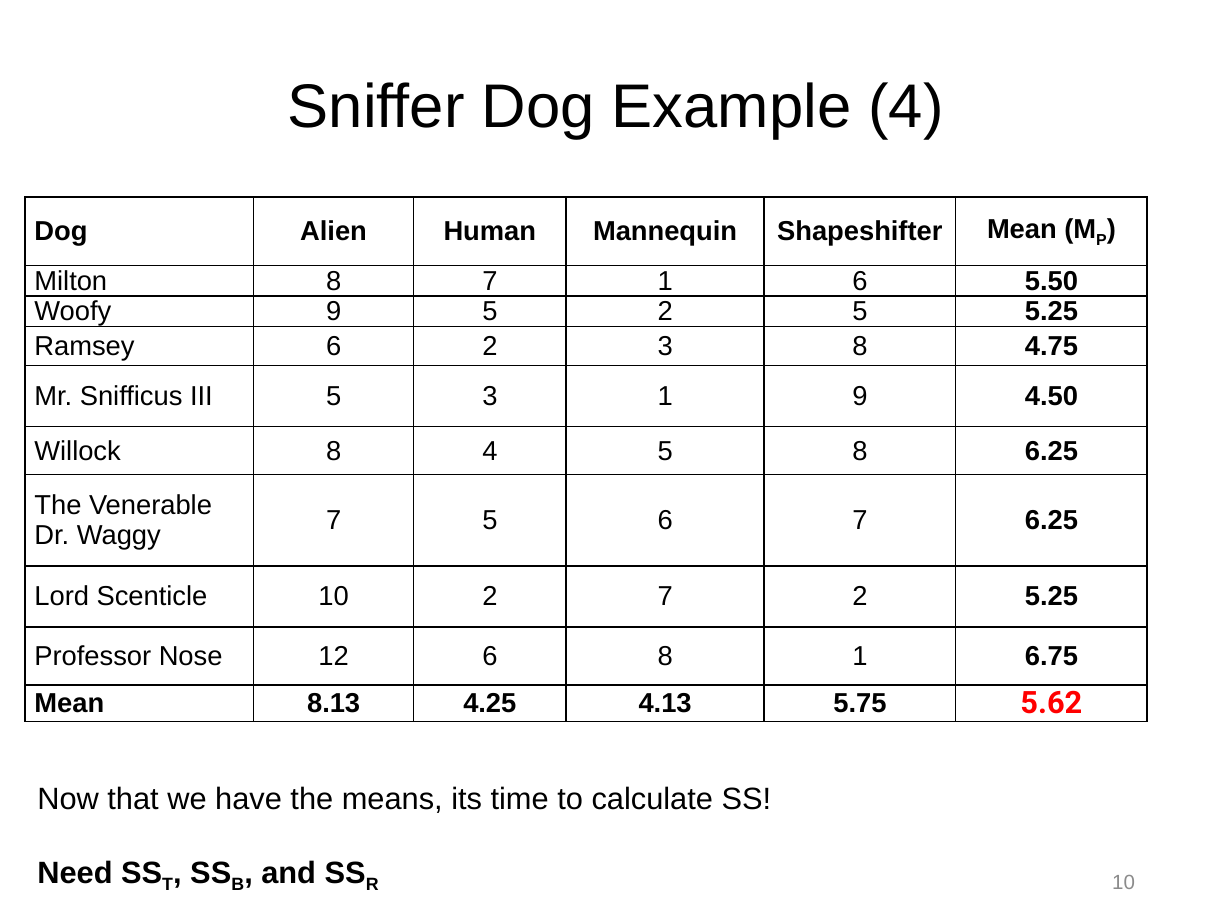
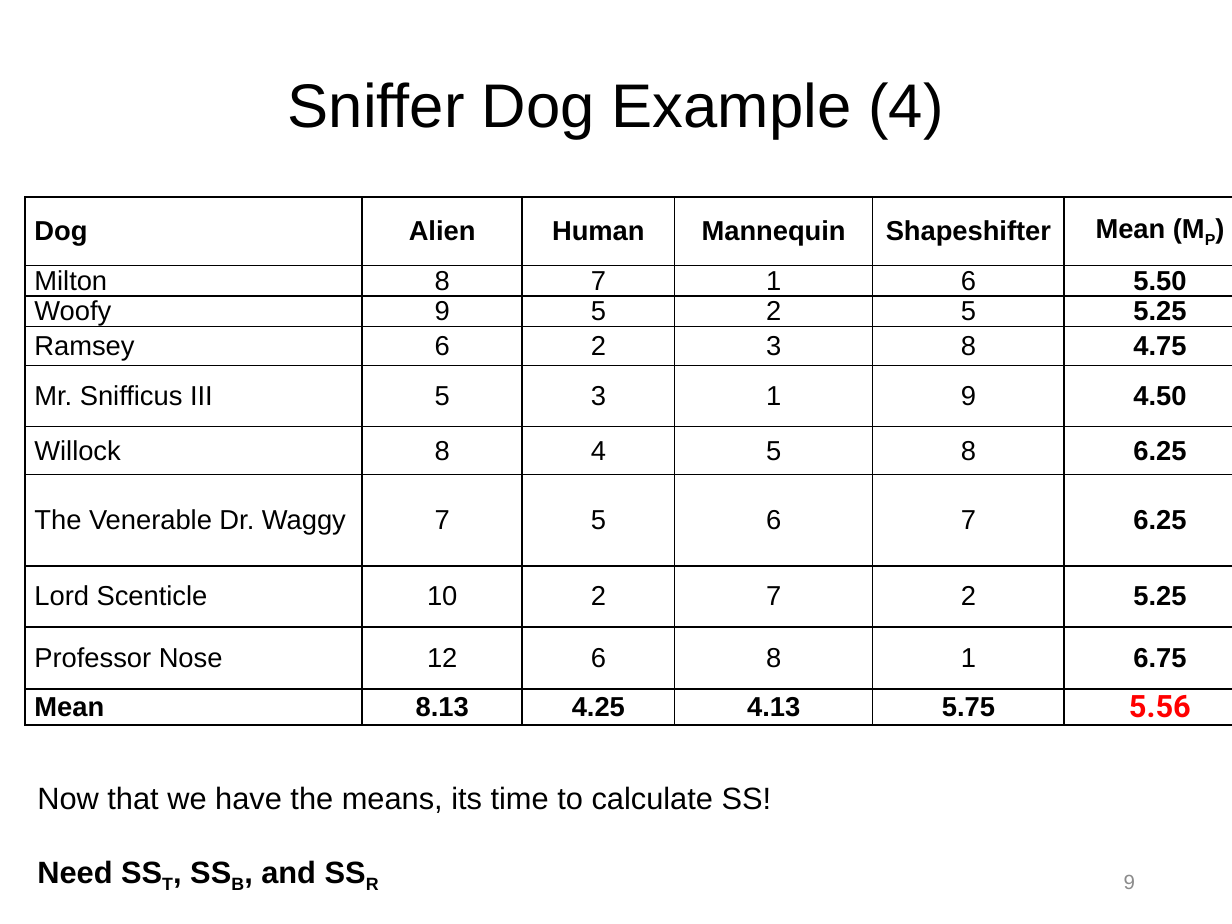
Before and after one commit to npm27/Teaching-Materials, a slide deck: slide 9 of Stats/Slides/6 Chapter 15 Slides.pptx (slide 10 before the commit). Drawn at 1232x924 pixels with LibreOffice and Linux fonts; fonts in the diff are those of the drawing. Boxes give left, top, right and bottom in pixels: in the first picture for what was removed or moved away, otherwise in the second. Text is boxed around its words. In the diff, an @@ line names an element or a change of style, - is before the commit and + after.

```diff
--- a/Stats/Slides/6 Chapter 15 Slides.pptx
+++ b/Stats/Slides/6 Chapter 15 Slides.pptx
@@ table at bbox=[25, 197, 1232, 731] @@
-row 10, column 6: 5.62
+row 10, column 6: 5.56
@@ table: place and size @@
-table at bbox=[25, 197, 1146, 727]
+table at bbox=[25, 197, 1232, 731]
@@ page number at bbox=[1124, 875, 1135, 889]: text changed @@
-10
+9
```
Also in this commit, not shown: 8 other slides changed, 1 slide added, 3 slides removed.
